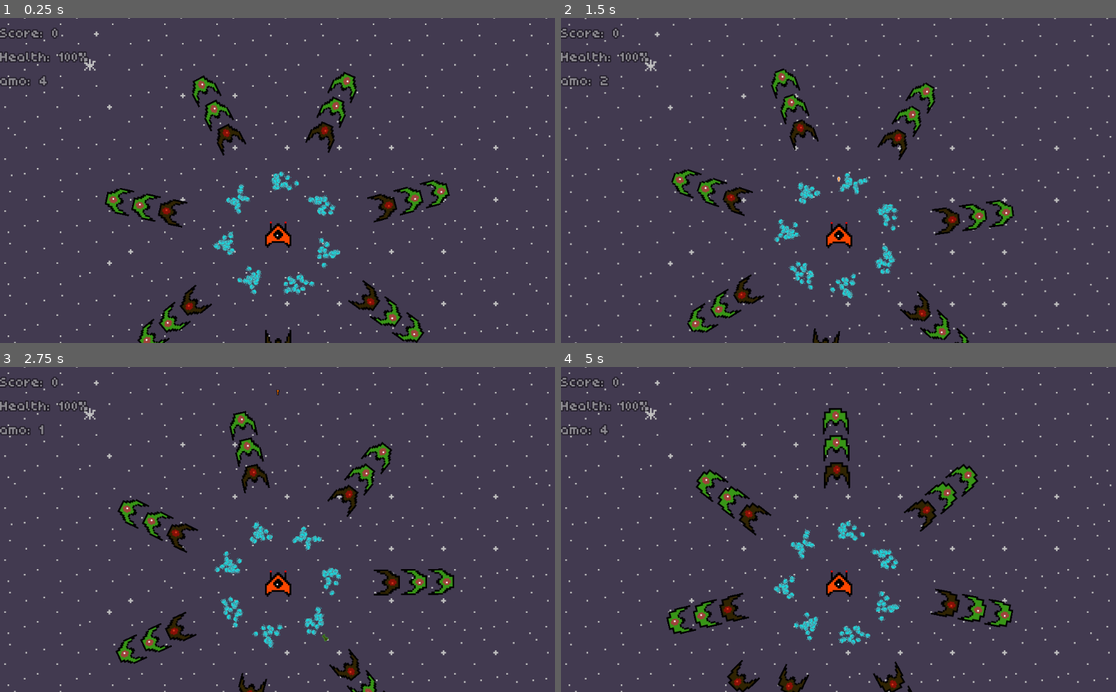
Above: before the commit, frames 1-4 (two rows, left to right).
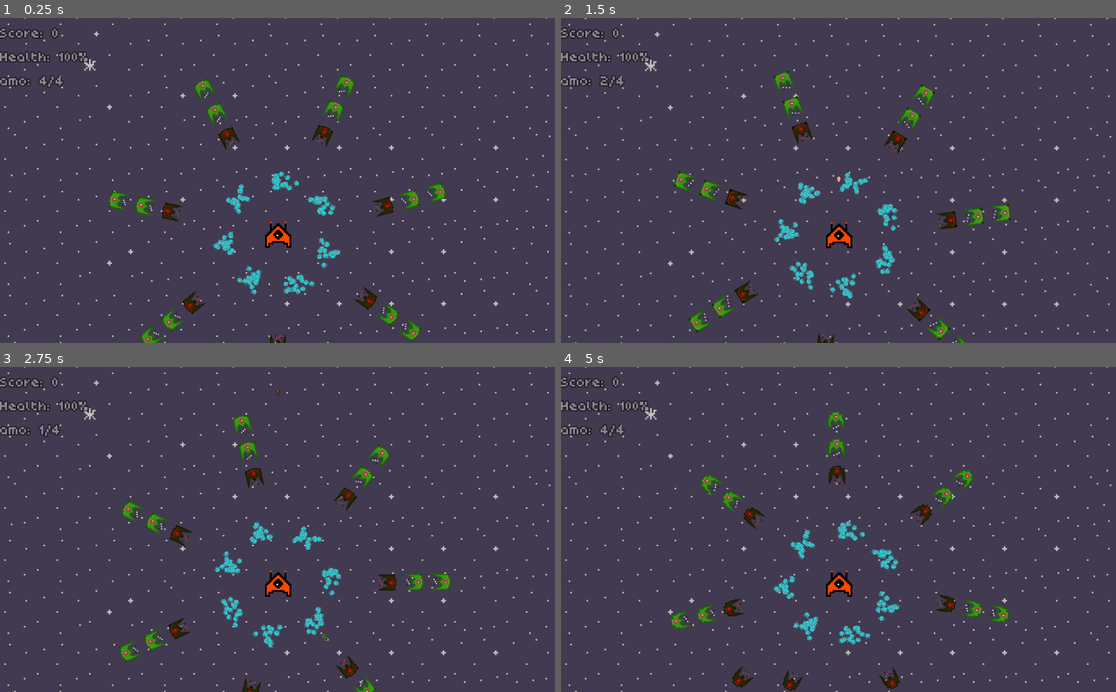
Above: after the commit, the same moments.

Repository: jlunesc/invaders
Game: Godot game, scene res://Scenes/Main.tscn
Two runs of this game, one before a commit and one after it. Both use one fixed random seed, a clock stepped at 60 frames per second and the inputs below. The engine's default icon, where the game draws it, is replaced by a stand-in: a white triangle on a blue panel in a dark square.
Inputs:
- Up to frame 1 (0.25 s): no input
- Up to frame 2 (1.5 s): hold W (block_turn_right) 0.53-1.28 s; tap Space (shoot) at 0.6, 1.35 s; hold S (block_turn_left) from 1.28 s (still down)
- Up to frame 3 (2.75 s): release S (block_turn_left) at 2.03 s; hold W (block_turn_right) from 2.03 s (still down); tap Space (shoot) at 2.1 s
- Up to frame 4 (5 s): tap Space (shoot) at 2.85, 3.6, 4.35 s; release W (block_turn_right) at 3.53 s; hold S (block_turn_left) from 3.53 s (still down)

The runs differ from the first frame. In frame 1, 3.7% of the frame differs, in the area x 8-82%, y 16-100%; in frame 2, 3.6%; in frame 3, 3.5%; in frame 4, 4.1%, in the area x 8-82%, y 12-100%.

Commit message:
Add srpite big boss 1 Add bonifications in shooting Change sprites for ship and invaders

Diff:
--- a/Scenes/BigBoss1.tscn
+++ b/Scenes/BigBoss1.tscn
@@ -1,6 +1,6 @@
 [gd_scene load_steps=5 format=2]
 
-[ext_resource path="res://icon.png" type="Texture" id=1]
+[ext_resource path="res://Sprites/srpite_big_boss1.png" type="Texture" id=1]
 [ext_resource path="res://Scripts/BigBoss1.gd" type="Script" id=2]
 [ext_resource path="res://Scenes/BulletInvader.tscn" type="PackedScene" id=3]
 
@@ -17,8 +17,8 @@
 shape = SubResource( 1 )
 
 [node name="Sprite" type="Sprite" parent="Area2D/CollisionShape2D"]
-position = Vector2( 4.76837e-07, -0.210222 )
-scale = Vector2( 0.632108, 0.454731 )
+position = Vector2( 0.187289, -0.256882 )
+scale = Vector2( 1.11173, 0.819322 )
 texture = ExtResource( 1 )
 
 [node name="RayCast2D" type="RayCast2D" parent="Area2D/CollisionShape2D"]
--- a/Scenes/InvaderArea.tscn
+++ b/Scenes/InvaderArea.tscn
@@ -1,21 +1,23 @@
-[gd_scene load_steps=9 format=2]
+[gd_scene load_steps=11 format=2]
 
 [ext_resource path="res://icon.png" type="Texture" id=1]
 [ext_resource path="res://Scripts/InvaderArea.gd" type="Script" id=2]
 [ext_resource path="res://Scenes/BulletInvader.tscn" type="PackedScene" id=3]
-[ext_resource path="res://Sprites/sprite_invader_1.png" type="Texture" id=4]
-[ext_resource path="res://Sprites/sprite_invader_2.png" type="Texture" id=5]
-[ext_resource path="res://Sprites/sprite_invader_3.png" type="Texture" id=6]
+[ext_resource path="res://Sprites/invader_animation/sprite_0.png" type="Texture" id=4]
+[ext_resource path="res://Sprites/invader_animation/sprite_3.png" type="Texture" id=5]
+[ext_resource path="res://Sprites/invader_animation/sprite_4.png" type="Texture" id=6]
+[ext_resource path="res://Sprites/invader_animation/sprite_2.png" type="Texture" id=7]
+[ext_resource path="res://Sprites/invader_animation/sprite_1.png" type="Texture" id=8]
 
 [sub_resource type="RectangleShape2D" id=1]
 extents = Vector2( 15, 15 )
 
 [sub_resource type="SpriteFrames" id=2]
 animations = [ {
-"frames": [ ExtResource( 4 ), ExtResource( 5 ), ExtResource( 6 ), ExtResource( 5 ) ],
+"frames": [ ExtResource( 4 ), ExtResource( 8 ), ExtResource( 7 ), ExtResource( 5 ), ExtResource( 6 ), ExtResource( 5 ), ExtResource( 7 ), ExtResource( 8 ) ],
 "loop": true,
-"name": "default",
-"speed": 4.0
+"name": "idle",
+"speed": 12.0
 } ]
 
 [node name="Invader" type="Node2D"]
@@ -29,6 +31,7 @@
 
 [node name="Sprite" type="Sprite" parent="Area2D/CollisionShape2D"]
 visible = false
+modulate = Color( 0.443137, 0.0352941, 0.341176, 1 )
 scale = Vector2( 0.632109, 0.61897 )
 texture = ExtResource( 1 )
 
@@ -46,6 +49,9 @@
 collide_with_areas = true
 
 [node name="AnimatedSprite" type="AnimatedSprite" parent="Area2D/CollisionShape2D"]
+position = Vector2( -0.250001, 0.75 )
+scale = Vector2( 0.614583, 0.697917 )
 frames = SubResource( 2 )
+animation = "idle"
 frame = 3
 playing = true
--- a/Scenes/Player.tscn
+++ b/Scenes/Player.tscn
@@ -1,7 +1,7 @@
 [gd_scene load_steps=9 format=2]
 
 [ext_resource path="res://Scripts/Player.gd" type="Script" id=1]
-[ext_resource path="res://Sprites/sprite_ship.png" type="Texture" id=2]
+[ext_resource path="res://Sprites/sprite_ship_3.png" type="Texture" id=2]
 [ext_resource path="res://Scenes/BulletPlayer.tscn" type="PackedScene" id=3]
 [ext_resource path="res://Scripts/Camera2D_player.gd" type="Script" id=4]
 [ext_resource path="res://Sound FXs/blastPlayer.wav" type="AudioStream" id=5]
--- a/Scripts/BigBoss1.gd
+++ b/Scripts/BigBoss1.gd
@@ -3,7 +3,7 @@
 export (PackedScene) var Bullet
 
 export var velocity = 0
-export var rotation_speed = 0.75
+export var rotation_speed = 0.5
 
 var _timer_movement
 var moving_time = 5
@@ -57,6 +57,6 @@
 func _shoot():
 	var b = Bullet.instance()
 	b.damage_bullet = 1.5
-	b.modulate = Color(0.75,0,0.5)
+	b.modulate = Color('710957')
 	add_child(b)
 	b.transform = $Area2D/CollisionShape2D/Position2D.global_transform
--- a/Scripts/BulletInvader.gd
+++ b/Scripts/BulletInvader.gd
@@ -1,7 +1,7 @@
 extends Area2D
 
 var speed = 300
-var damage_bullet = 0.75
+var damage_bullet = 0.5
 
 func _ready():
 	add_to_group('bullets_invader')
--- a/Scripts/BulletPlayer.gd
+++ b/Scripts/BulletPlayer.gd
@@ -12,11 +12,14 @@
 func _on_Bullet_area_entered(area):
 	if area.get_parent().is_in_group("Invaders"):
 		area.get_parent().queue_free()
-		_increase_score()
+		_increase_score(1)
 		get_tree().get_current_scene()._n_invaders_killed += 1
 	elif area.is_in_group("bullets_invader"):
 		area.queue_free()
-		_increase_score()
+		_increase_score(0.5)
+	elif area.is_in_group("gib_bosses"):
+		area.queue_free()
+		_increase_score(2)
 	_disapear()
 
 func _on_Bullet_body_entered(body):
@@ -29,5 +32,5 @@
 	get_tree().get_current_scene().get_node('SoundFxs/impact_others').play()
 	queue_free()
 
-func _increase_score():
-	get_tree().get_current_scene().score += 1
+func _increase_score(_added):
+	get_tree().get_current_scene().score += _added
--- a/Scripts/Main.gd
+++ b/Scripts/Main.gd
@@ -15,6 +15,8 @@
 var score = 0
 var _n_invaders_killed = 0
 var _invaders_to_kill = 4
+
+var _bonification = 4
 
 var d1 = 100 # distance of the blocks
 var d = 200 # distance of the invaders
@@ -45,12 +47,11 @@
 		_invader_shoot()
 	if _timer_ditch.get_time_left() < 1:
 		_invader_ditch()
-	if not $Music/SoundTrack.is_playing():
-		$Music/SoundTrack.play()
-	if _n_invaders_killed > _invaders_to_kill:
-		_add_fbigboss(d, number_rows)
-		_invaders_to_kill += 2
-		_n_invaders_killed = 0
+
+	_play_sound_track()
+	_add_bigboss1()
+	_apply_bonification()
+
 
 func _invader_shoot():
 	rng.randomize()
@@ -120,3 +121,19 @@
 	fbigboss.position = get_node("Player").position
 	fbigboss.get_node("Area2D/CollisionShape2D/RayCast2D").cast_to = Vector2(0, space_between_rows*(_number_rows))
 	fbigboss.get_node("Area2D/CollisionShape2D").position = Vector2(0, _d + space_between_rows*(_number_rows))
+
+func _play_sound_track():
+	if not $Music/SoundTrack.is_playing():
+		$Music/SoundTrack.play()
+
+func _add_bigboss1():
+	if _n_invaders_killed > _invaders_to_kill:
+		_add_fbigboss(d+10, number_rows)
+		_invaders_to_kill += 1
+		_n_invaders_killed = 0
+
+func _apply_bonification():
+	if score > _bonification:
+		get_node('Player').amo_max += 2
+		get_node('Player/SoundFxs/reloaded').play()
+		_bonification += 3.5
--- a/Scripts/amo.gd
+++ b/Scripts/amo.gd
@@ -5,5 +5,6 @@
 		modulate = Color('ffffff')
 	else:
 		modulate = Color('db1b1b')
-
-	text = 'amo: ' + String(stepify(get_tree().get_current_scene().get_node('Player').amo,0.1))
+	var _amo = get_tree().get_current_scene().get_node('Player').amo
+	var _max_amo = get_tree().get_current_scene().get_node('Player').amo_max
+	text = 'amo: ' + String(_amo) + '/' + String(_max_amo)
Binary file added: Sprites/invader_animation/sprite_0.png
Not shown, added: Sprites/invader_animation/sprite_0.png.import
Binary file added: Sprites/invader_animation/sprite_1.png
Not shown, added: Sprites/invader_animation/sprite_1.png.import
Binary file added: Sprites/invader_animation/sprite_2.png
Not shown, added: Sprites/invader_animation/sprite_2.png.import
Binary file added: Sprites/invader_animation/sprite_3.png
Not shown, added: Sprites/invader_animation/sprite_3.png.import
Binary file added: Sprites/invader_animation/sprite_4.png
Not shown, added: Sprites/invader_animation/sprite_4.png.import
Binary file added: Sprites/sprite_ship_2.png
Not shown, added: Sprites/sprite_ship_2.png.import
(and 4 more such lines)
